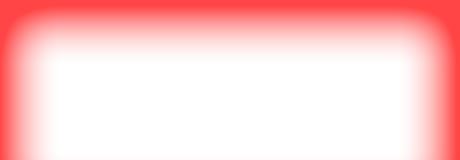
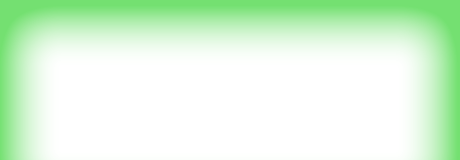
Revision of a layered w=460, h=160 image; what changed, layer by layer:
pixels changed over 0, 0, 460, 160 (layer not identified)
